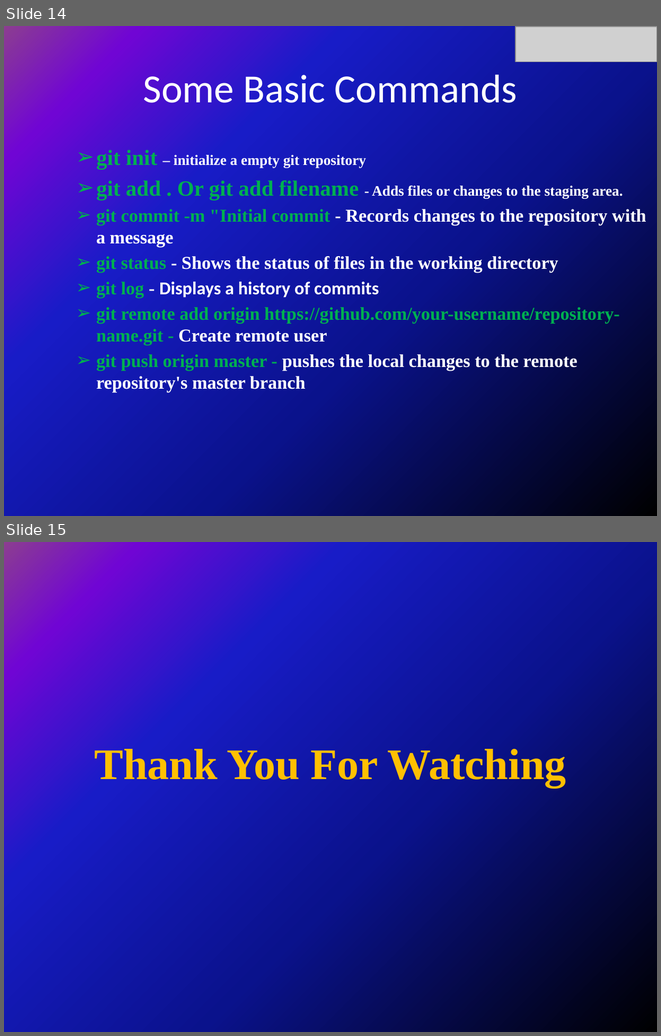
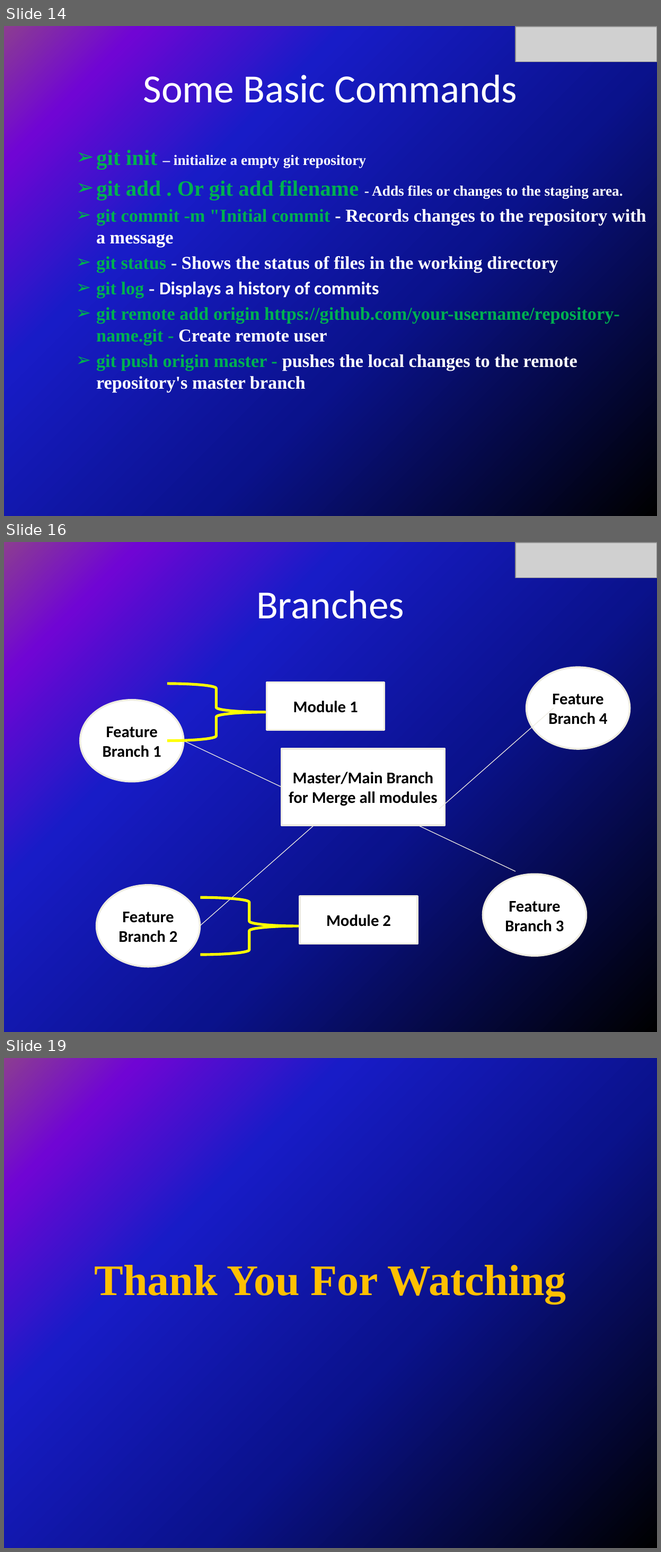
Before and after one commit to Salman13201016/temporary_practice_cv, a slide deck: git_file.pptx. Shown one above the other, each under a label of ours: slides 14 and 15 before the commit, slides 14, 16 and 19 after it; the slides between them are not shown. The pictures are 661x1036 and 661x1552 pixels, drawn with LibreOffice and Linux fonts; fonts in the diff are those of the drawing; grey boxes stand for pictures. Boxes give left, top, right and bottom in pixels: in the first picture for what was removed or moved away, otherwise in the second. Text is boxed around its words. In the diff, an @@ line names an element or a change of style, - is before the commit and + after.

```diff
--- a/git_file.pptx
+++ b/git_file.pptx
@@ slide 16 added at (4,542,657,1032), background gradient #000000 to #0A128C to #181CC7 to #7005D4 to #8C3D91 @@
@@ picture added at (515,543,657,578) @@
@@ title added at (256,590,404,619), 44 pt, text #FFFFFF @@
+Branches
@@ ellipse added at (527,668,629,749), fill #FFFFFF, outline #EEECE1 2 pt, 18 pt, text #000000, bold @@
+Feature Branch 4
@@ right brace added at (167,684,265,741), outline #FFFF00 3 pt @@
@@ rectangle added at (266,682,384,730), fill #FFFFFF, outline #EEECE1 2 pt, 18 pt, text #000000, bold @@
+Module 1
@@ ellipse added at (80,700,184,782), fill #FFFFFF, outline #EEECE1 2 pt, 18 pt, text #000000, bold @@
+Feature Branch 1
@@ line added from (440, 809) to (554, 708), #EEECE1 0.75 pt @@
@@ line added from (184, 741) to (282, 787), #EEECE1 0.75 pt @@
@@ rectangle added at (282,749,445,826), fill #FFFFFF, outline #EEECE1 2 pt, 18 pt, text #000000, bold @@
+Master/Main Branch for Merge all modules
@@ line added from (200, 926) to (314, 824), #EEECE1 0.75 pt @@
@@ line added from (417, 824) to (515, 871), #EEECE1 0.75 pt @@
@@ ellipse added at (483,874,586,955), fill #FFFFFF, outline #EEECE1 2 pt, 18 pt, text #000000, bold @@
+Feature Branch 3
@@ ellipse added at (97,885,200,967), fill #FFFFFF, outline #EEECE1 2 pt, 18 pt, text #000000, bold @@
+Feature Branch 2
@@ right brace added at (201,897,299,955), outline #FFFF00 3 pt @@
@@ rectangle added at (300,896,417,944), fill #FFFFFF, outline #EEECE1 2 pt, 18 pt, text #000000, bold @@
+Module 2
@@ what was slide 15 is now slide 19 @@
```
Also in this commit, not shown: 3 other slides added.
